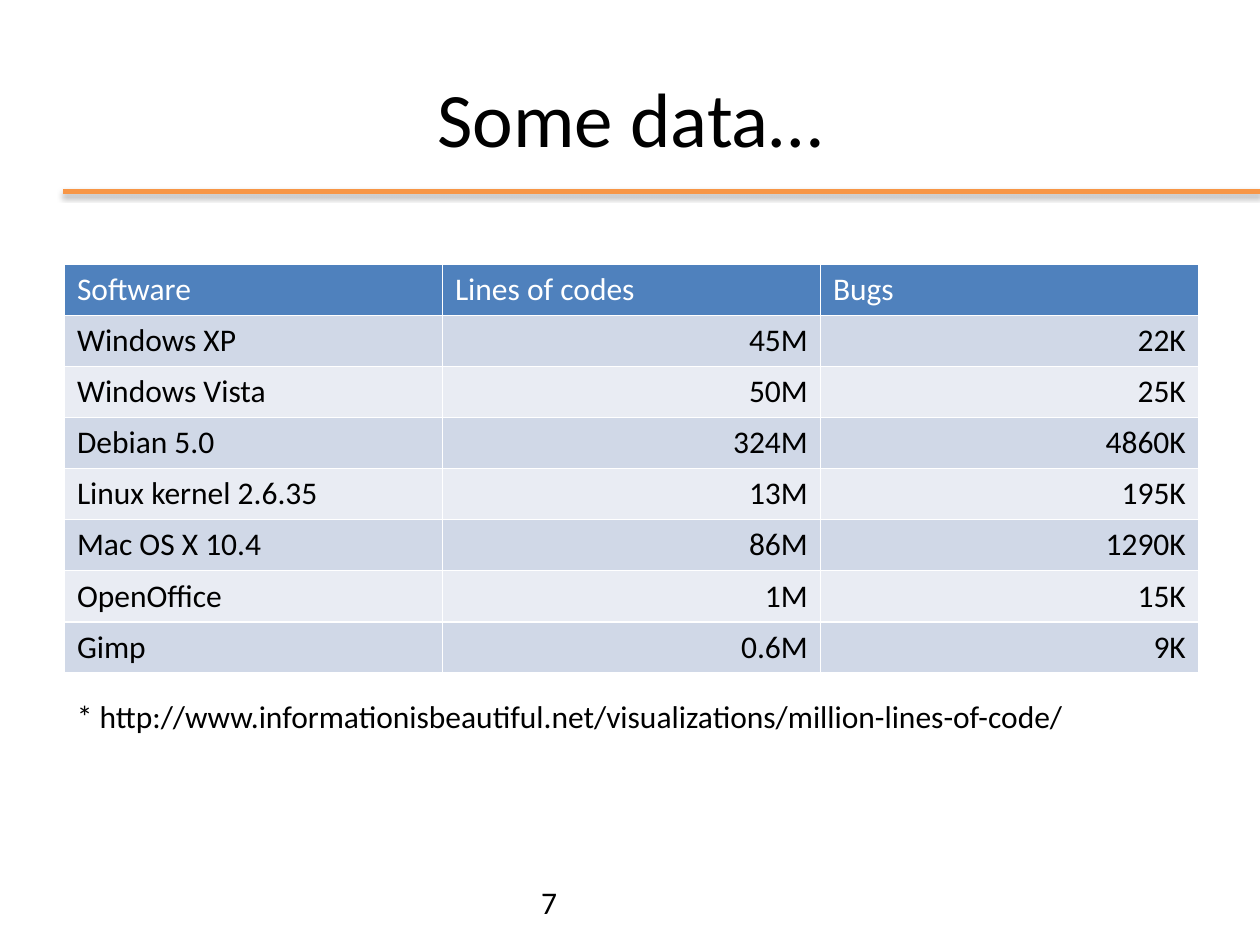
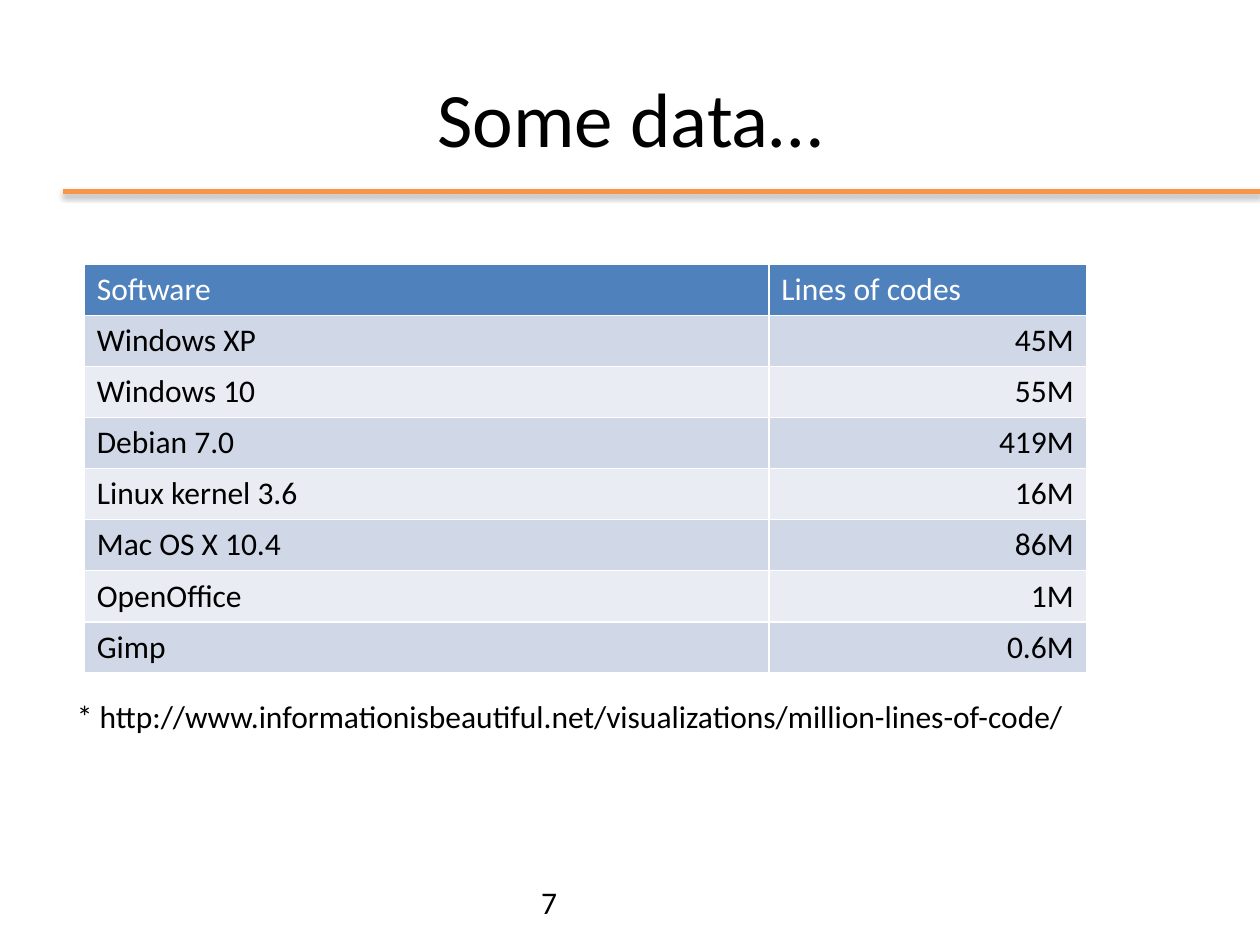
Before and after one commit to giordy97/Programmazione_Oggetti, a slide deck: slide 7 of slides/ppt/01_FromCtoJava.pptx. Drawn at 1260x945 pixels with LibreOffice and Linux fonts; fonts in the diff are those of the drawing; background and template pictures are left out. Boxes give left, top, right and bottom in pixels: in the first picture for what was removed or moved away, otherwise in the second. Text is boxed around its words. In the diff, an @@ line names an element or a change of style, - is before the commit and + after.

```diff
--- a/slides/ppt/01_FromCtoJava.pptx
+++ b/slides/ppt/01_FromCtoJava.pptx
@@ table at (84,265,1086,673) @@
-column 1: Software | Windows XP | Windows Vista | Debian 5.0 | Linux kernel 2.6.35 | Mac OS X 10.4 | OpenOffice | Gimp
-column 2: Lines of codes | 45M | 50M | 324M | 13M | 86M | 1M | 0.6M
-column 3: Bugs | 22K | 25K | 4860K | 195K | 1290K | 15K | 9K
+column 1: Software | Windows XP | Windows 10 | Debian 7.0 | Linux kernel 3.6 | Mac OS X 10.4 | OpenOffice | Gimp
+column 2: Lines of codes | 45M | 55M | 419M | 16M | 86M | 1M | 0.6M
@@ table: place and size @@
-table at (64,265,1198,673)
+table at (84,265,1086,673)
```
Also in this commit, not shown: 26 other slides changed, 2 slides added, 4 other files.
